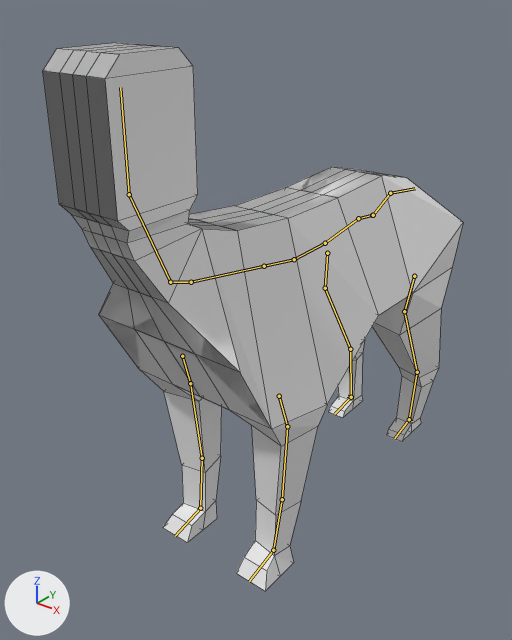
Renders of the Blender file BlenderTutorial/dog.blend from each side of a commit.
Both versions are drawn from a camera (50 mm lens) standing at (1.027, -1.382, 1.453) and looking at (-0.067, -0.015, 0.605). Arrows for +X, +Y and +Z are at lower left; the lights stay in place. The older version comes first. The bones that bend it are drawn over the model as lines. Mesh edges are drawn as thin lines.

Names of what the first picture shows: 'DogMesh'.
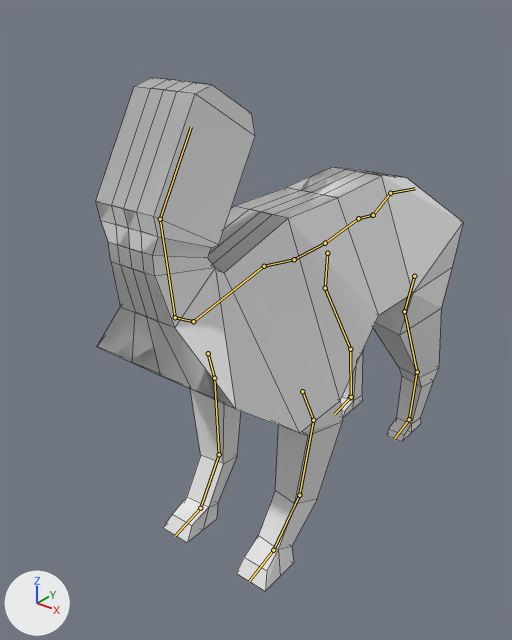
The newer file adds an action. The first version stands in its rest pose; the second is drawn at frame 1 of the action 'dogImpactBack'.

Pixel boxes (x1, y1, x2, y2) of what changed, in the pictures (512 x 640 px):
'DogMesh', posed (13% narrower, 6% shorter): before (43, 43, 463, 591); after (96, 78, 463, 591)
bone 'spine.008', root to tip: before (264, 266) to (191, 282); after (264, 266) to (193, 321)
bone 'spine.009', root to tip: before (191, 282) to (170, 282); after (193, 321) to (175, 317)
bone 'spine.010', root to tip: before (170, 282) to (129, 194); after (175, 317) to (160, 219)
bone 'spine.011', root to tip: before (129, 194) to (120, 87); after (160, 219) to (191, 127)

What changed in the scene script:
```text
Change bone_spine_008:
    where bone_spine_008 = bpy.data.objects['DogRig'].pose.bones['spine.008']  # child of 'spine.007'
    bone_spine_008.rotation_quaternion: (1.0, 0.0, 0.0, 0.0) -> (0.983, -0.184, 0.0, 0.0)  # degrees (0, 0, 0) -> degrees (-21, 0, 0)
Change bone_spine_009:
    where bone_spine_009 = bpy.data.objects['DogRig'].pose.bones['spine.009']  # child of 'spine.008'
    bone_spine_009.rotation_quaternion: (1.0, 0.0, 0.0, 0.0) -> (0.962, 0.272, 0.0, 0.0)  # degrees (0, 0, 0) -> degrees (32, 0, 0)
Change bone_spine_010:
    where bone_spine_010 = bpy.data.objects['DogRig'].pose.bones['spine.010']  # child of 'spine.009'
    bone_spine_010.rotation_quaternion: (1.0, 0.0, 0.0, 0.0) -> (0.998, 0.065, 0.0, 0.0)  # degrees (0, 0, 0) -> degrees (7, 0, 0)
Change bone_spine_011:
    where bone_spine_011 = bpy.data.objects['DogRig'].pose.bones['spine.011']  # child of 'spine.010'
    bone_spine_011.rotation_quaternion: (1.0, 0.0, 0.0, 0.0) -> (0.994, 0.112, 0.0, 0.0)  # degrees (0, 0, 0) -> degrees (13, 0, 0)
```
